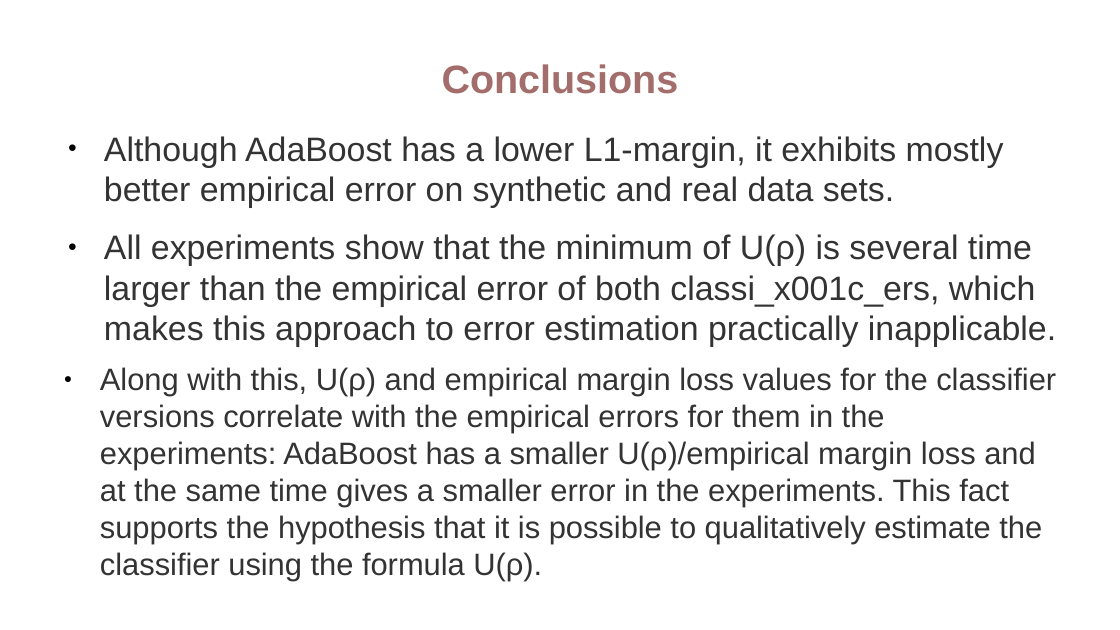
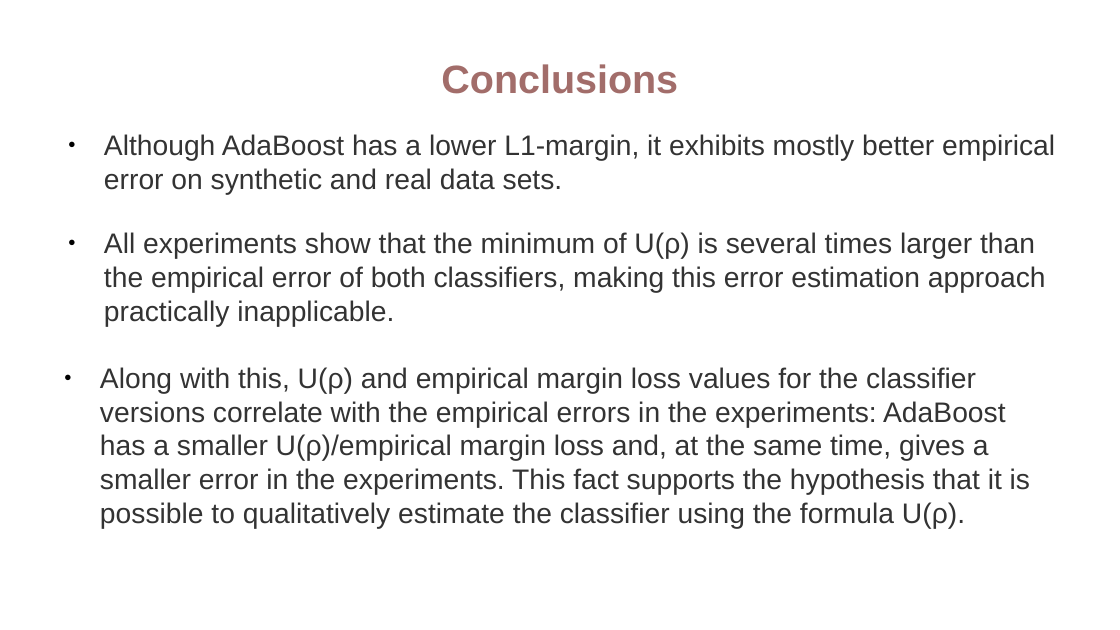
Before and after one commit to vkmbox/Ml-hse-final, a slide deck: slide 15 of output/presentation.pptx (slide 14 before the commit). Drawn at 1120x630 pixels with LibreOffice and Linux fonts; fonts in the diff are those of the drawing. Boxes give left, top, right and bottom in pixels: in the first picture for what was removed or moved away, otherwise in the second. Text is boxed around its words. In the diff, an @@ line names an element or a change of style, - is before the commit and + after.

```diff
--- a/output/presentation.pptx
+++ b/output/presentation.pptx
@@ text "Although AdaBoost has a lower ..." at (104,134,1055,195): size 24 to 20 pt @@
@@ text at (104,232,1046,327): text changed; size 24 to 20 pt @@
-● All experiments show that the minimum of U(ρ) is several time larger than the empirical error of both classi_x001c_ers, which makes this approach to error estimation practically inapplicable.
+● All experiments show that the minimum of U(ρ) is several times larger than the empirical error of both classifiers, making this error estimation approach practically inapplicable.
@@ text at (100,367,1030,529): text changed; size 21.8 to 20 pt @@
-● Along with this, U(ρ) and empirical margin loss values for the classifier versions correlate with the empirical errors for them in the experiments: AdaBoost has a smaller U(ρ)/empirical margin loss and at the same time gives a smaller error in the experiments. This fact supports the hypothesis that it is possible to qualitatively estimate the classifier using the formula U(ρ).
+● Along with this, U(ρ) and empirical margin loss values for the classifier versions correlate with the empirical errors in the experiments: AdaBoost has a smaller U(ρ)/empirical margin loss and, at the same time, gives a smaller error in the experiments. This fact supports the hypothesis that it is possible to qualitatively estimate the classifier using the formula U(ρ).
```
Also in this commit, not shown: 13 other slides changed, 1 slide added.
